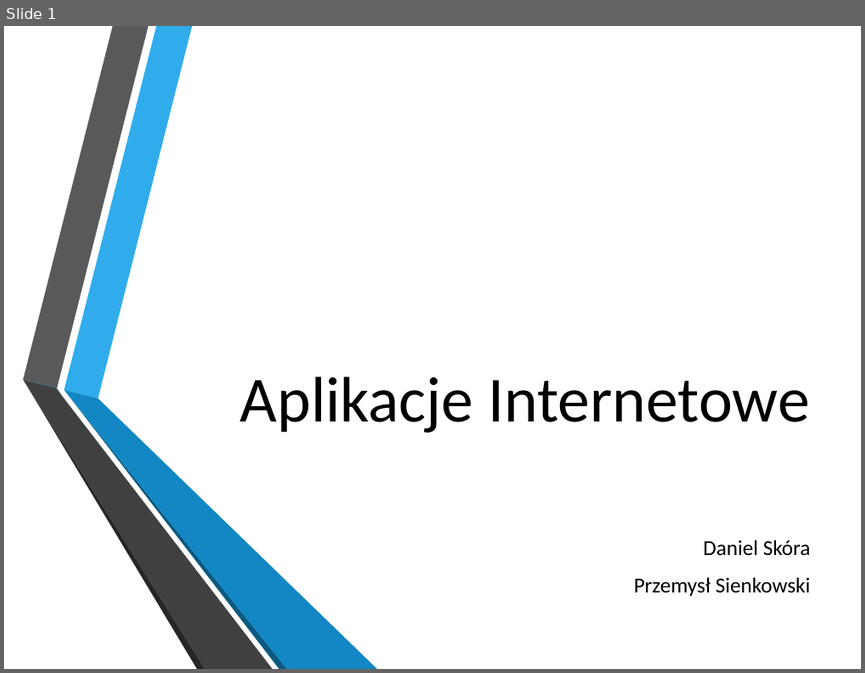
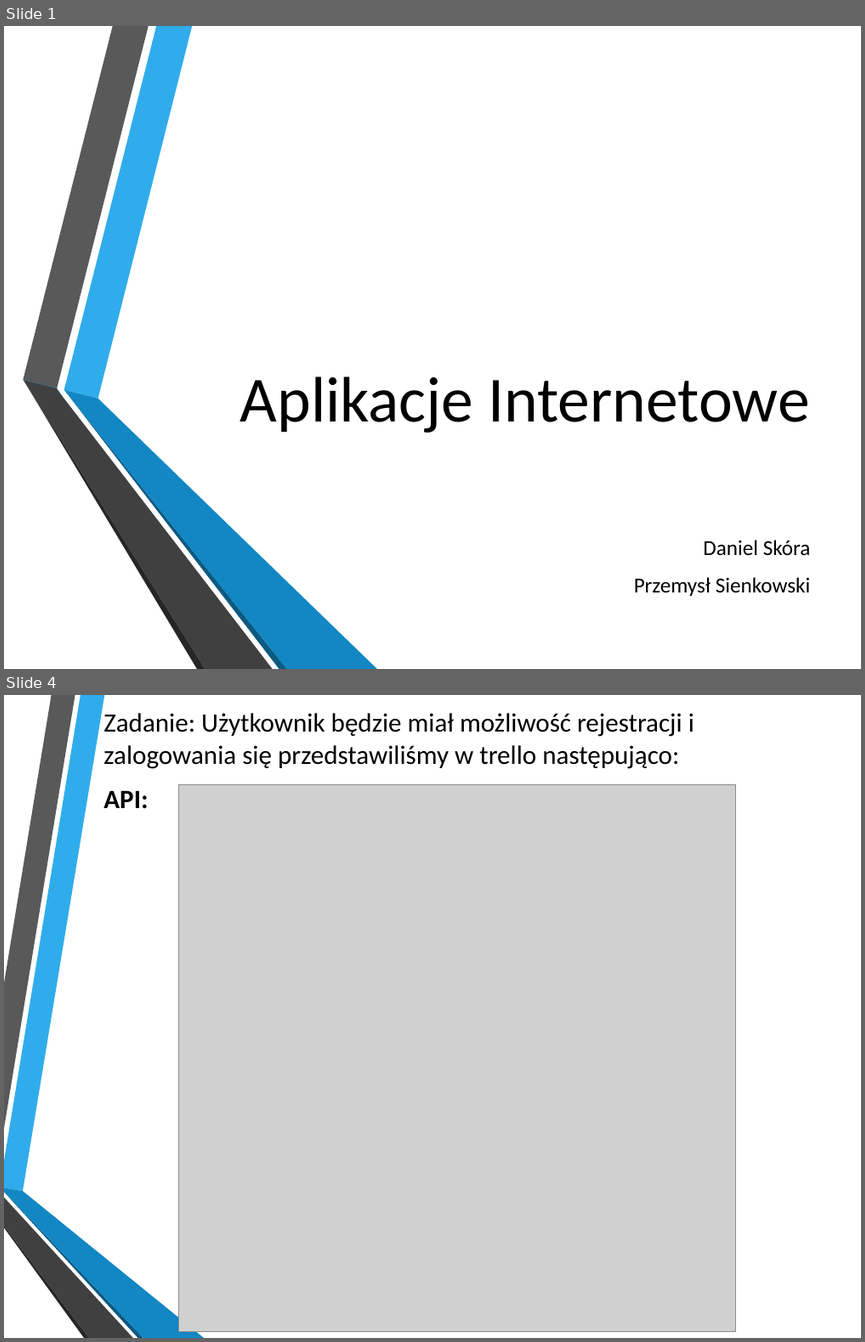
Before and after one commit to psienko/job_finder, a slide deck: prezentacja-AI.pptx. Shown one above the other, each under a label of ours: slide 1 before the commit, slides 1 and 4 after it; the slides between them are not shown. The pictures are 865x673 and 865x1342 pixels, drawn with LibreOffice and Linux fonts; fonts in the diff are those of the drawing; grey boxes stand for pictures; background and template pictures are left out. Boxes give left, top, right and bottom in pixels: in the first picture for what was removed or moved away, otherwise in the second. Text is boxed around its words. In the diff, an @@ line names an element or a change of style, - is before the commit and + after.

```diff
--- a/prezentacja-AI.pptx
+++ b/prezentacja-AI.pptx
@@ slide 4 added at box(4, 695, 861, 1338), background picture (left out) @@
@@ text added at box(103, 713, 694, 809), 24.5 pt, text #000000 @@
+Zadanie: Użytkownik będzie miał możliwość rejestracji i zalogowania się przedstawiliśmy w trello następująco:
+API:
@@ picture added at box(179, 784, 736, 1332) @@
@@ group added at box(4, 695, 204, 1338): 6 freeform shapes @@
```
Also in this commit, not shown: 1 slide changed, 5 other slides added.
